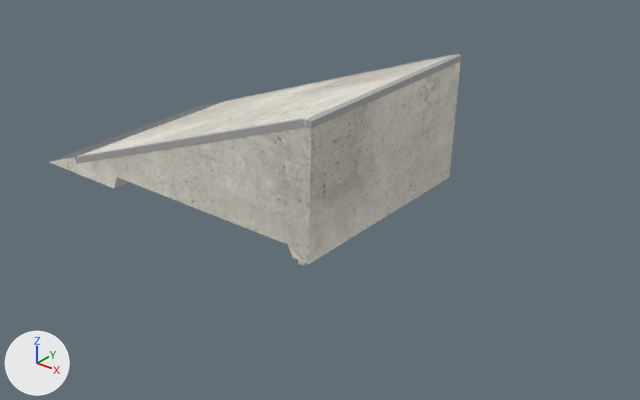
Two versions of the glTF model public/katalog/modelle/bank-75l.gltf, one commit apart.
The view is the same before and after, from a 50 mm camera at (3.26, -3.39, 2.09) aimed at (0.57, -0.03, 0.0). Lighting does not change. The marker at lower left points along +X, +Y and +Z. The first picture is the older version. Vertices at exactly the same position are counted once.

Names of what the first picture shows: 'SK0791_Bank_-75L.001'.
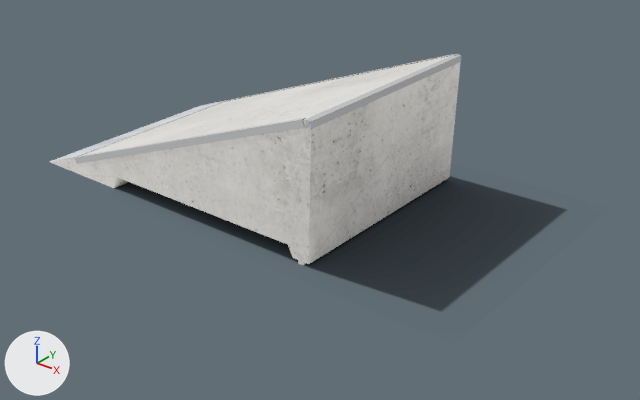
Where the change shows, as pixel boxes (x1, y1, x2, y2) in the pictures (640 x 400 px; the box of a moved part takes in the faces that stretch with it):
'SK0791_Bank_-75L.001', surface changed
    both: (49, 54, 461, 266)
'Schatten', added
    after: (77, 173, 566, 311)
part 1 of me_sk0791_bank__75l_001, moved or reshaped
    both: (114, 54, 459, 262)
part 2 of me_sk0791_bank__75l_001, surface changed
    both: (50, 54, 461, 266)

Edits to the bpy script that builds the scene:
```text
Add img_bank_75l_licht:
    img_bank_75l_licht = load_image('bank-75l_licht', 'texturen/bank-75l_licht.jpg', 2048, 2048, 'sRGB')
Add img_bank_75l_schatten:
    img_bank_75l_schatten = load_image('bank-75l_schatten', 'texturen/bank-75l_schatten.png', 447, 250, 'sRGB')
Change mat_beton_web_026:
    remove # nodes: BsdfPrincipled, NormalMap, OutputMaterial, TexImage x2, UVMap x2
    remove # uses the picture img_bank_75l_farbe
    remove # uses the picture img_bank_75l_normal
    nodes: BsdfTransparent, Emission, LightPath, MixShader, OutputMaterial, TexImage, UVMap
    uses the picture img_bank_75l_licht
Change mat_stahl_web_020:
    remove # nodes: BsdfPrincipled, NormalMap, OutputMaterial, TexImage x2, UVMap x2
    remove # uses the picture img_bank_75l_farbe
    remove # uses the picture img_bank_75l_normal
    nodes: BsdfTransparent, Emission, LightPath, MixShader, OutputMaterial, TexImage, UVMap
    uses the picture img_bank_75l_licht
Change mat_kantenwinkel_web_015:
    remove # nodes: BsdfPrincipled, NormalMap, OutputMaterial, TexImage x2, UVMap x2
    remove # uses the picture img_bank_75l_farbe
    remove # uses the picture img_bank_75l_normal
    nodes: BsdfTransparent, Emission, LightPath, MixShader, OutputMaterial, TexImage, UVMap
    uses the picture img_bank_75l_licht
Add mat_schatten_024:
    mat_schatten_024 = bpy.data.materials.new('Schatten.024')
    # uses the picture img_bank_75l_schatten
Change me_sk0791_bank__75l_001:
    where me_sk0791_bank__75l_001.from_pydata(...)  # 105 vertices, 89 faces; spans x -1.0..1.0, y -0.63..0.63, z 0.0..0.73
    used by ob_sk0791_bank__75l_001; location = (0.0, 0.0, 0.0)
    me_sk0791_bank__75l_001 part 1
    13 faces are deleted
    11 new faces join them, mat_beton_web_026
    2 new faces join them, mat_kantenwinkel_web_015
    me_sk0791_bank__75l_001 part 2: 62 kept faces spanning x -1.0..1.0, y -0.63..0.63, z 0.0..0.73 get new texture (UV) coordinates
Add me_schatten:
    me_schatten.from_pydata(...)  # 4 vertices, 2 faces; spans x -1.03..1.83, y -0.74..0.86, z 0.0
    me_schatten.materials.append(mat_schatten_024)
Add ob_schatten:
    ob_schatten = bpy.data.objects.new('Schatten', me_schatten)
    ob_schatten.location = (0.0, 0.0, 0.0)
```
